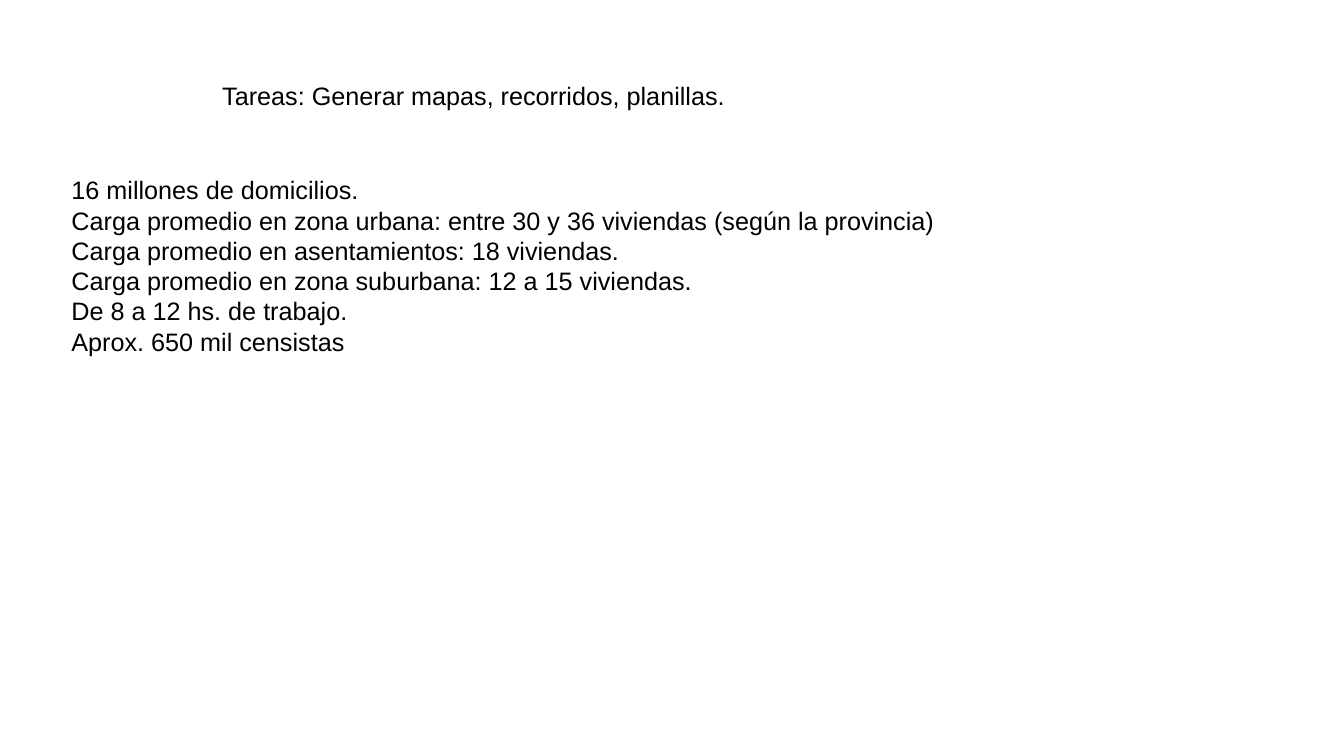
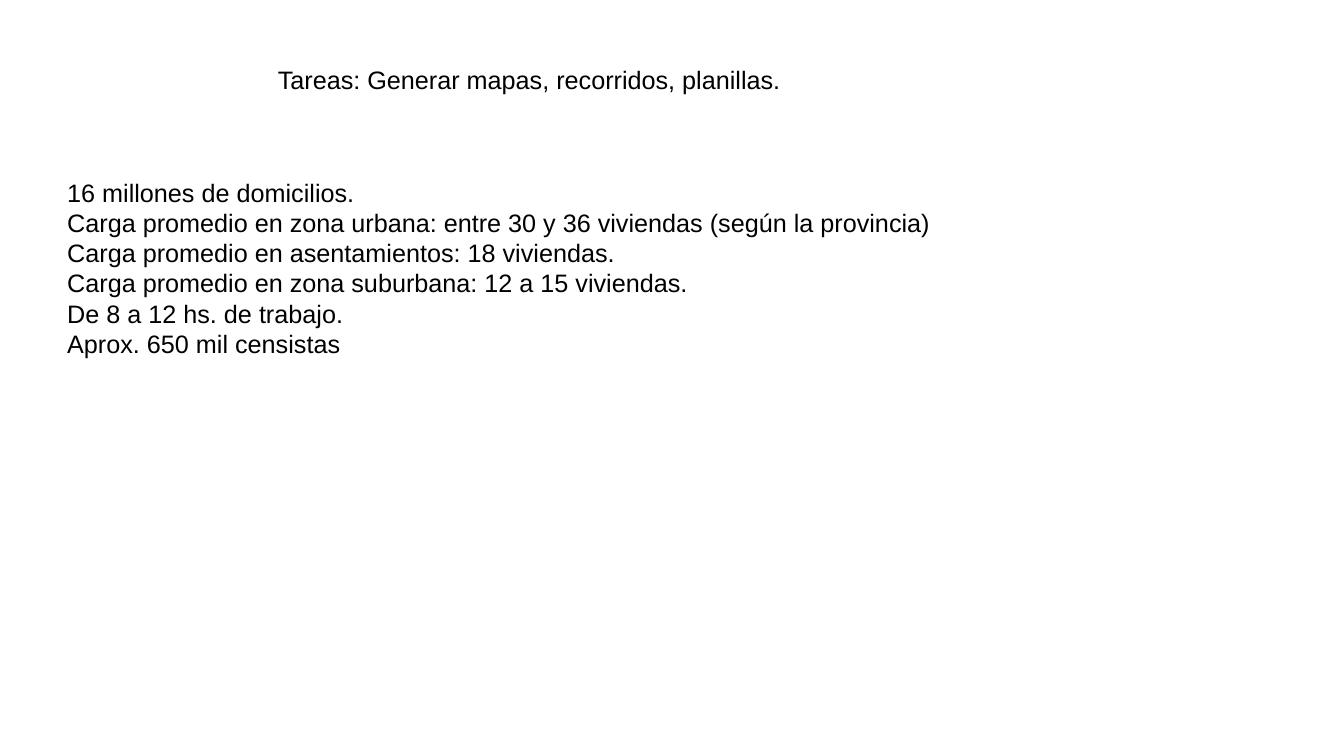
Before and after one commit to neptuso/Charlas, a slide deck: slide 3 of IDERA/segmentos.censo2022.pptx. Drawn at 1344x756 pixels with LibreOffice and Linux fonts; fonts in the diff are those of the drawing; background and template pictures are left out. Boxes give left, top, right and bottom in pixels: in the first picture for what was removed or moved away, otherwise in the second. Text is boxed around its words. In the diff, an @@ line names an element or a change of style, - is before the commit and + after.

```diff
--- a/IDERA/segmentos.censo2022.pptx
+++ b/IDERA/segmentos.censo2022.pptx
@@ title "Tareas: Generar mapas, recorridos, planillas.": place and size @@
-title "Tareas: Generar mapas, recorridos, planillas." at [222, 86, 725, 111]
+title "Tareas: Generar mapas, recorridos, planillas." at [278, 70, 780, 95]
@@ text "16 millones de domicilios.": place and size @@
-text "16 millones de domicilios." at [71, 180, 934, 356]
+text "16 millones de domicilios." at [67, 183, 929, 358]
```
Also in this commit, not shown: 22 other slides changed, 2 other files.
